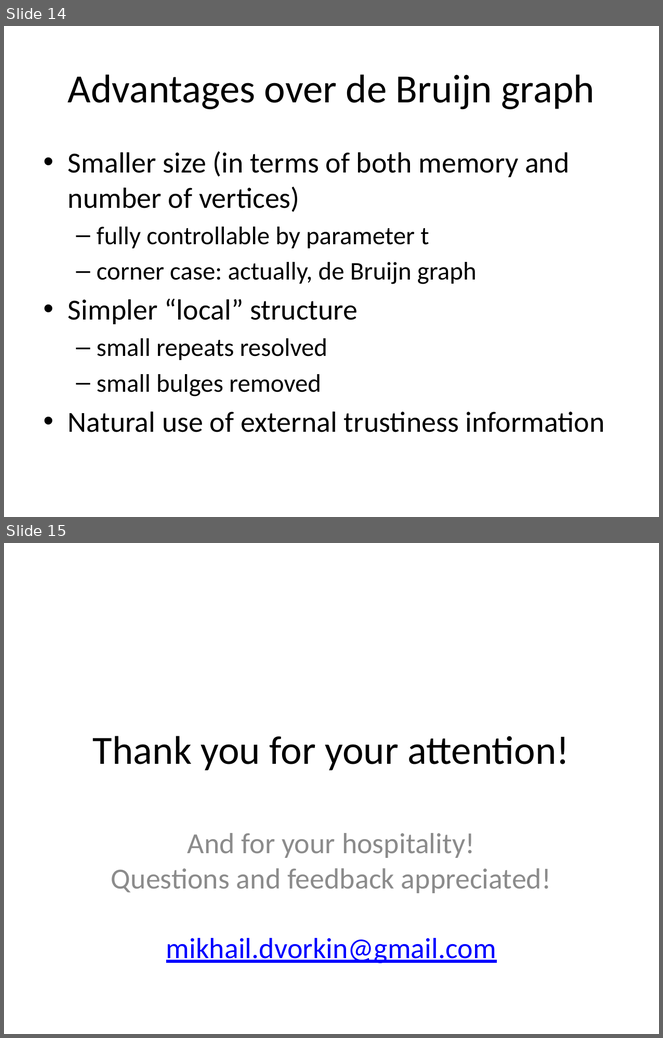
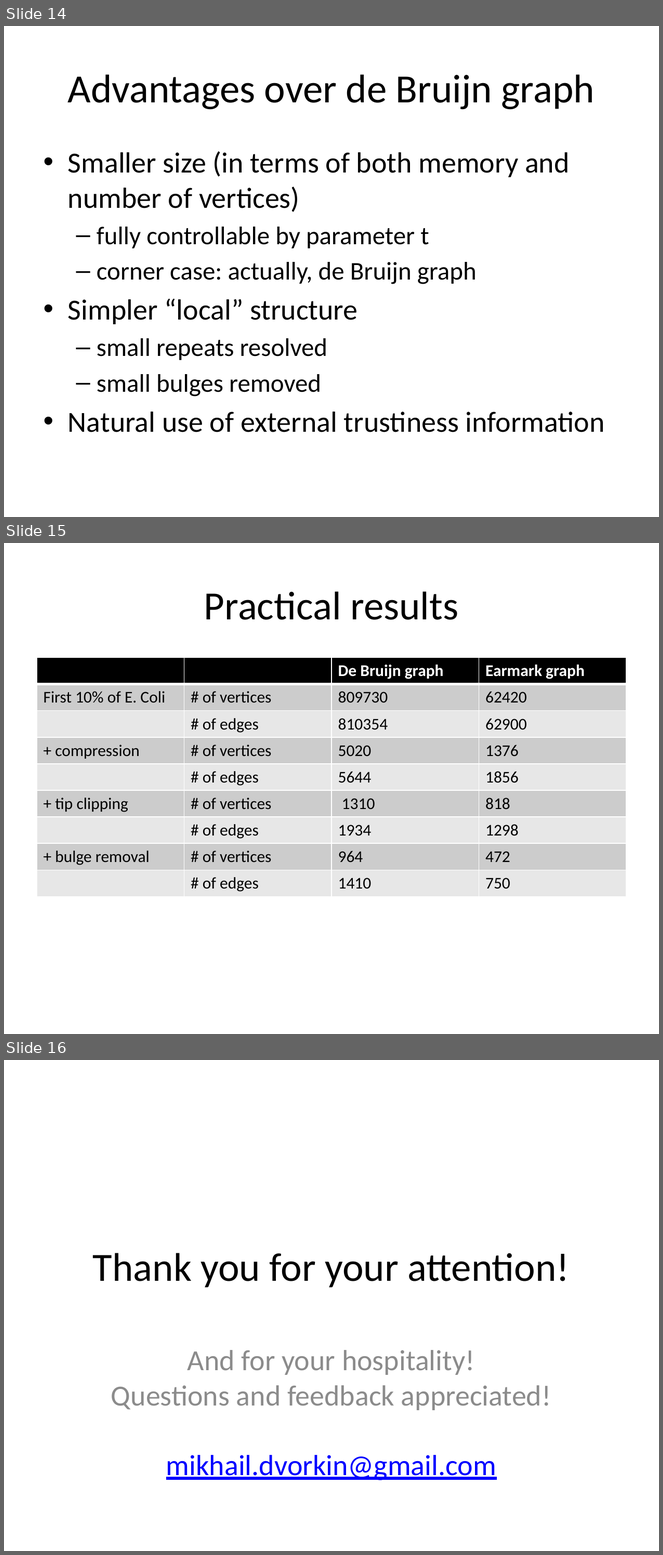
Before and after one commit to ablab/spades, a slide deck: assembler/docs/abruijn/presentation.pptx. Shown one above the other, each under a label of ours: slides 14 and 15 before the commit, slides 14, 15 and 16 after it. The pictures are 663x1038 and 663x1555 pixels, drawn with LibreOffice and Linux fonts; fonts in the diff are those of the drawing. Boxes give left, top, right and bottom in pixels: in the first picture for what was removed or moved away, otherwise in the second. Text is boxed around its words. In the diff, an @@ line names an element or a change of style, - is before the commit and + after.

```diff
--- a/assembler/docs/abruijn/presentation.pptx
+++ b/assembler/docs/abruijn/presentation.pptx
@@ slide 15 added at (x1=4, y1=543, x2=659, y2=1034), background #FFFFFF @@
@@ title added at (x1=204, y1=591, x2=458, y2=620), 44 pt, text #000000 @@
+Practical results
@@ table added at (x1=37, y1=657, x2=626, y2=897), 9 rows, 4 columns @@
+ |  | De Bruijn graph | Earmark graph
+First 10% of E. Coli | # of vertices | 809730 | 62420
+ | # of edges | 810354 | 62900
++ compression | # of vertices | 5020 | 1376
+ | # of edges | 5644 | 1856
++ tip clipping | # of vertices | 1310 | 818
+ | # of edges | 1934 | 1298
++ bulge removal | # of vertices | 964 | 472
+ | # of edges | 1410 | 750
@@ what was slide 15 is now slide 16 @@
```
Also in this commit, not shown: 8 slides changed.
